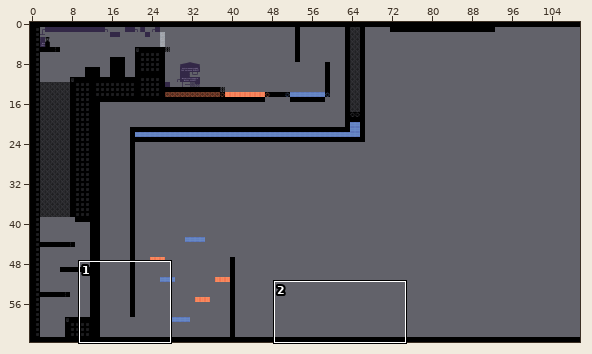
Two states of a Tiled map (JSON), IndieSpeedRun/IndieSpeedRun/IndieSpeedRunContent/maps/level2.json. The first picture is a wide view before the edit; the outline marks the close-up.
Close-up. Earlier state:
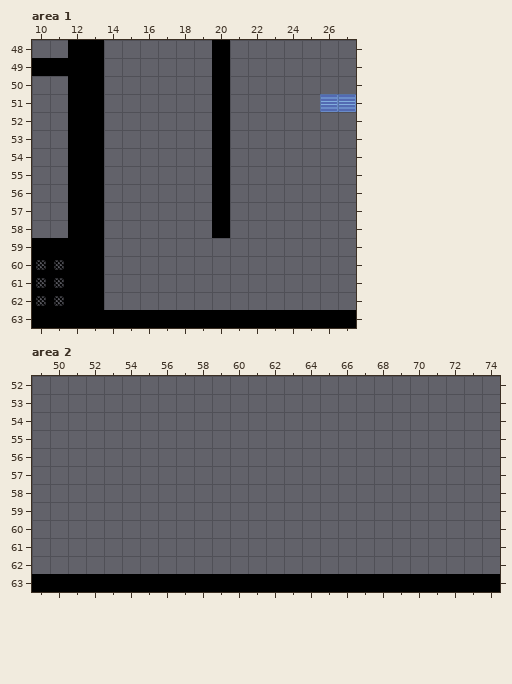
Cells are 32x32 px. Shown: area 1 x 10..27, y 48..63; area 2 x 49..74, y 52..63. The commit also changed other parts of the map, which this record leaves out.
Once edited:
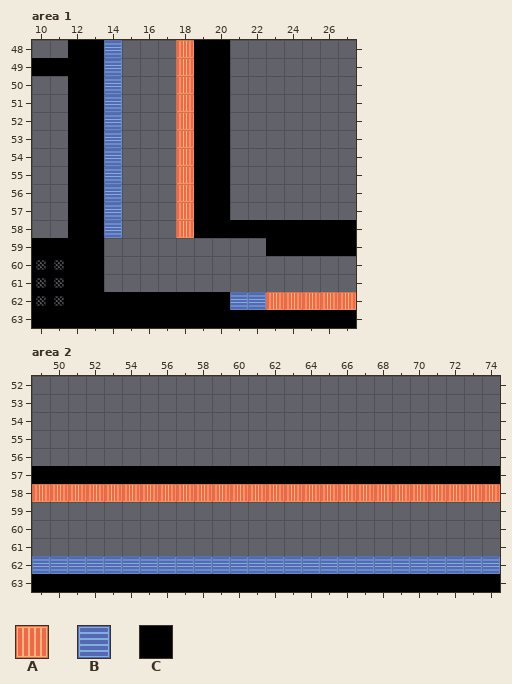
Key: from "furnace-01": A 0; from "heatsink-01": B 0; from "tiles2-01": C 0.
_ is an empty cell.
Tiles replaced or removed in this view: B.
Diff:
Changed rows in their new state; . is an unchanged cell.
Layer "Gameplay", area 1:
first column x 14:
48 B...AC........
49 B...AC........
50 B...AC........
51 B...AC......__
52 B...AC........
53 B...AC........
54 B...AC........
55 B...AC........
56 B...AC........
57 B...AC........
58 B...AC.CCCCCCC
59 .........CCCCC
62 CCCCCCCBBAAAAA
Layer "Gameplay", area 2:
first column x 49:
57 CCCCCCCCCCCCCCCCCCCCCCCCCC
58 AAAAAAAAAAAAAAAAAAAAAAAAAA
first column x 49:
62 BBBBBBBBBBBBBBBBBBBBBBBBBB
